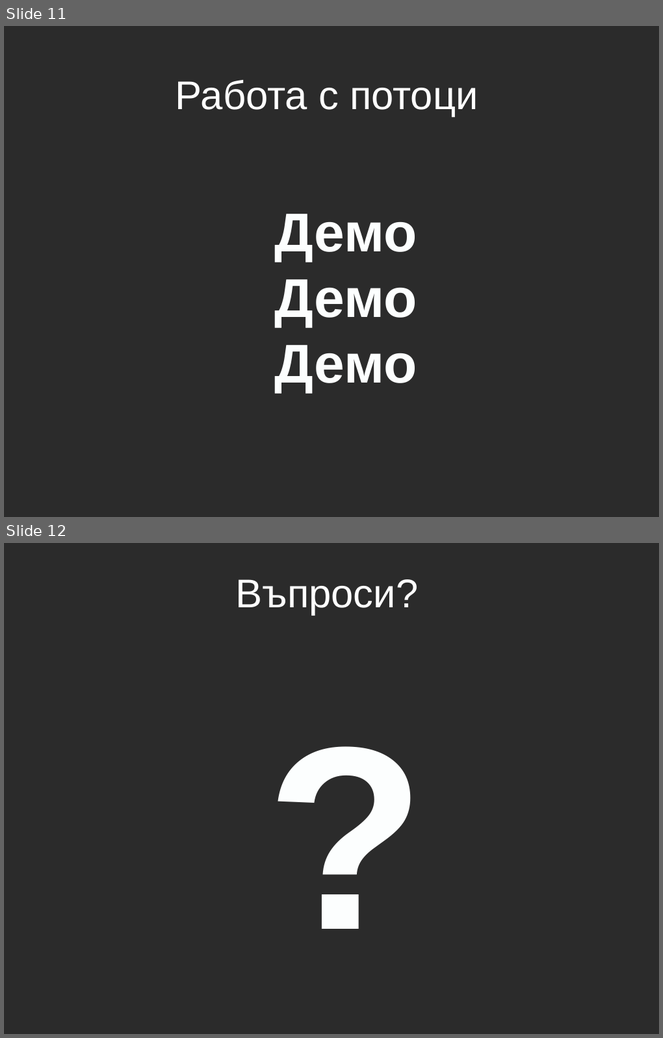
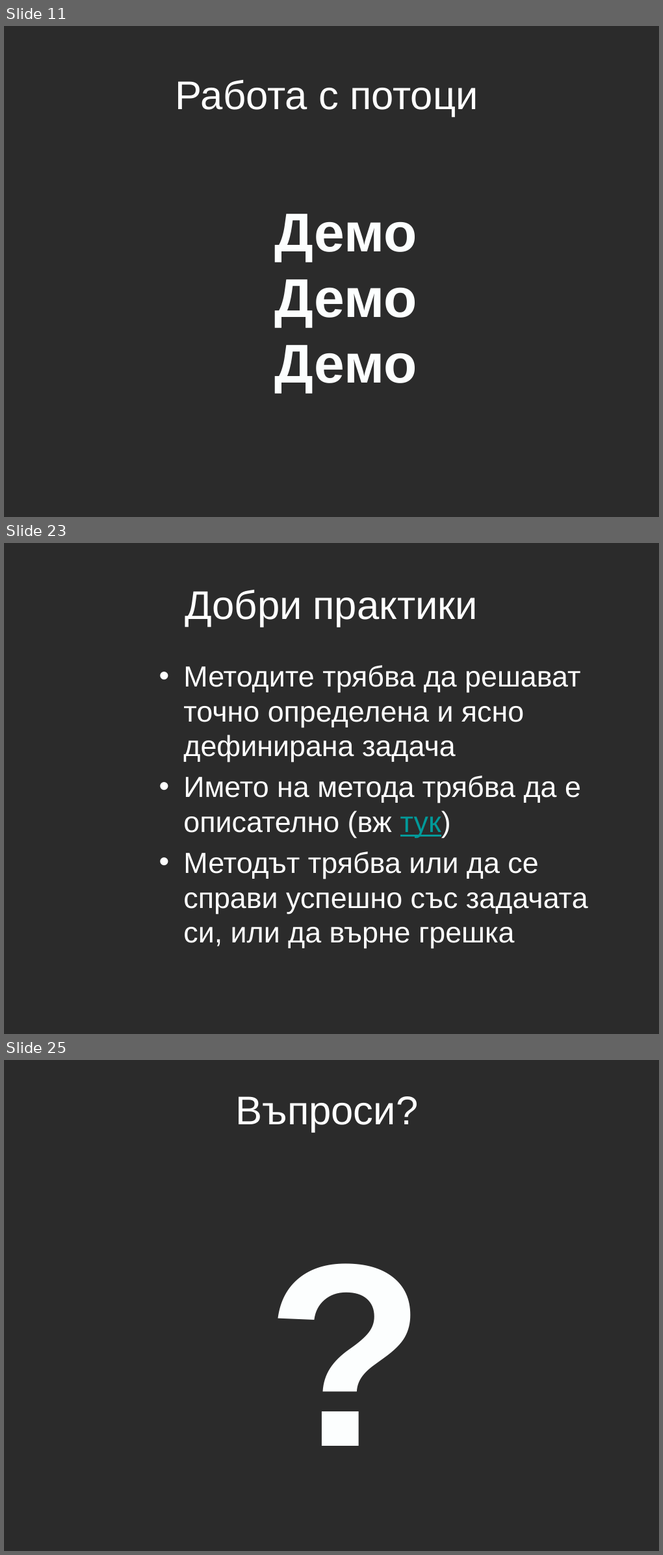
Before and after one commit to aslv/1300ruc, a slide deck: Lecture5/Lecture5.pptx. Shown one above the other, each under a label of ours: slides 11 and 12 before the commit, slides 11, 23 and 25 after it; the slides between them are not shown. The pictures are 663x1038 and 663x1555 pixels, drawn with LibreOffice and Linux fonts; fonts in the diff are those of the drawing; background and template pictures are left out; a plain dark background stands for a picture behind light text. Boxes give left, top, right and bottom in pixels: in the first picture for what was removed or moved away, otherwise in the second. Text is boxed around its words. In the diff, an @@ line names an element or a change of style, - is before the commit and + after.

```diff
--- a/Lecture5/Lecture5.pptx
+++ b/Lecture5/Lecture5.pptx
@@ slide 23 added at <box>4,543,659,1034</box>, background picture (left out) @@
@@ title added at <box>185,590,478,627</box>, 44 pt, text #FFFFFF @@
+Добри практики
@@ text added at <box>183,665,588,949</box>, 32 pt, text #FFFFFF @@
+• Методите трябва да решават точно определена и ясно дефинирана задача
+• Името на метода трябва да е описателно (вж тук)
+• Методът трябва или да се справи успешно със задачата си, или да върне грешка
@@ what was slide 12 is now slide 25 @@
```
Also in this commit, not shown: 12 other slides added.
